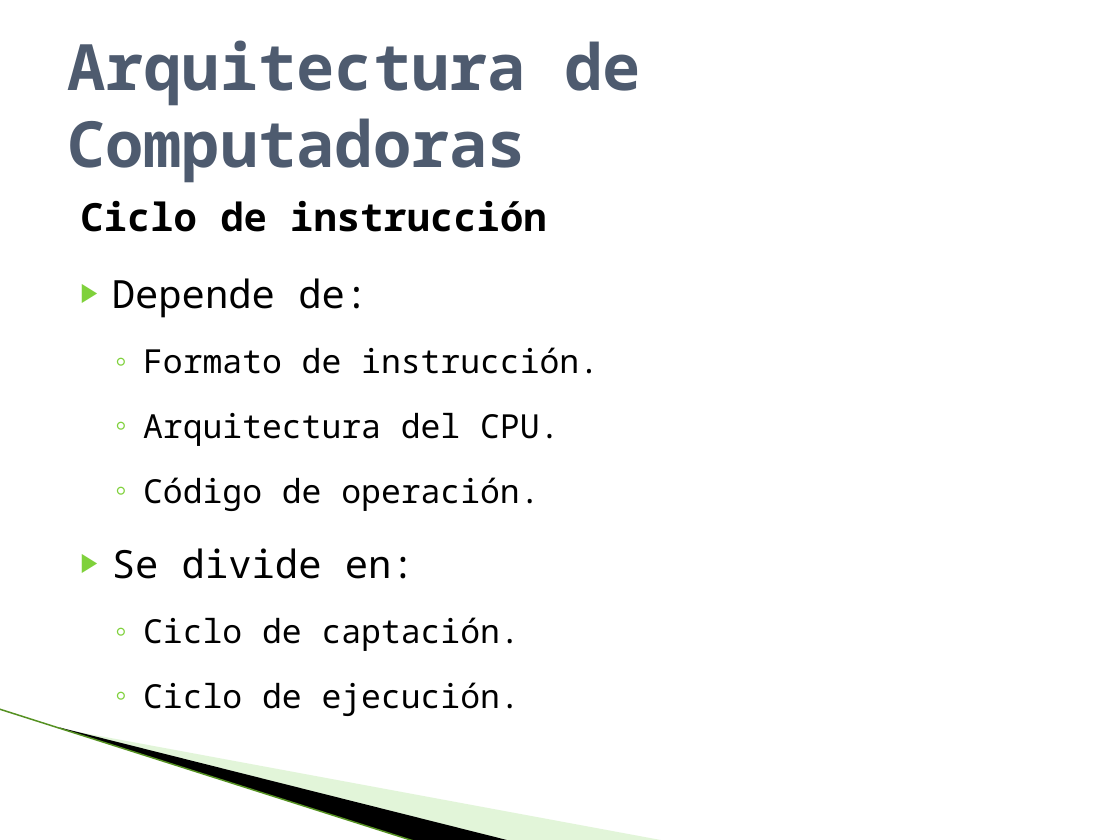
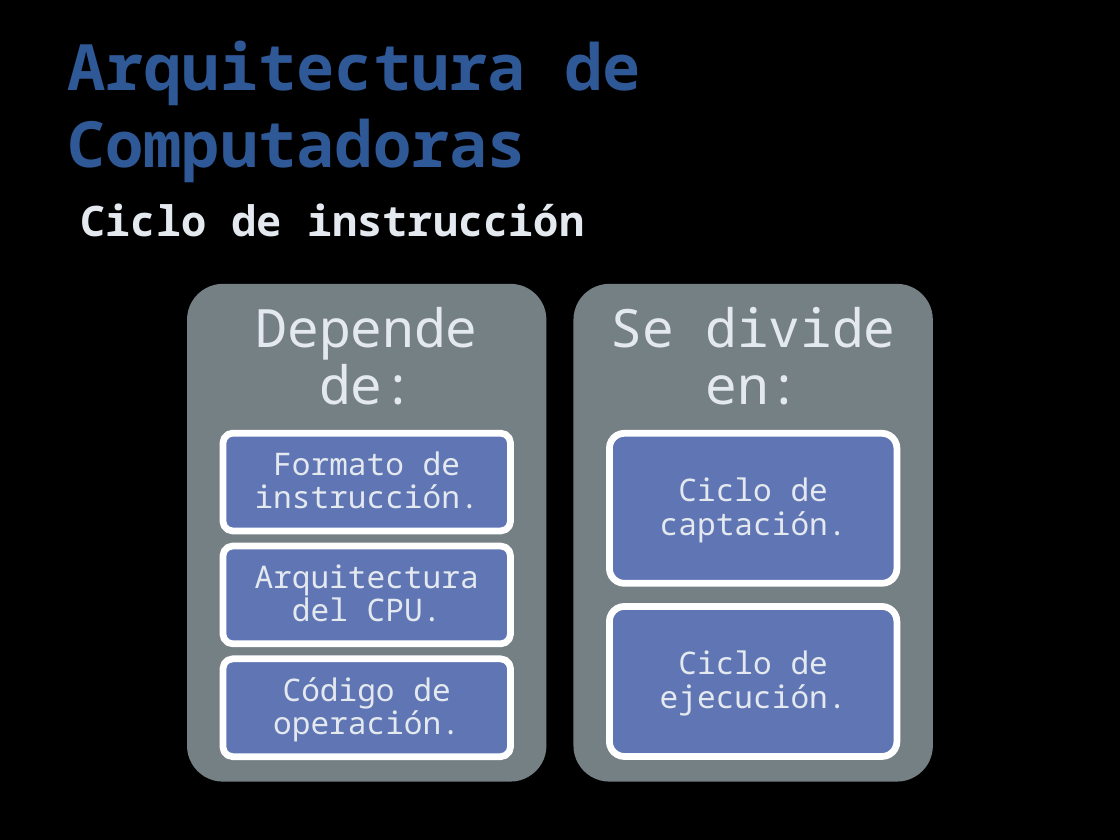
Before and after one commit to paoloadrian/DocumentacionCIHI, a slide deck: slide 17 of defensa publica.pptx (slide 21 before the commit). Drawn at 1120x840 pixels with LibreOffice and Linux fonts; fonts in the diff are those of the drawing; background and template pictures are left out. Boxes give left, top, right and bottom in pixels: in the first picture for what was removed or moved away, otherwise in the second. Text is boxed around its words. In the diff, an @@ line names an element or a change of style, - is before the commit and + after.

```diff
--- a/defensa publica.pptx
+++ b/defensa publica.pptx
@@ background #FFFFFF to #000000 @@
@@ title "Arquitectura de Computadoras" at [67, 40, 641, 183]: text colour #4E5B6F to #2F5897 @@
@@ text "Ciclo de instrucción" at [80, 203, 584, 237]: size 25 to 27 pt, text colour #000000 to #E4E9EF @@
@@ text at [112, 278, 599, 716]: paragraphs removed @@
-▶ Depende de:
-  ◦ Formato de instrucción.
-  ◦ Arquitectura del CPU.
-  ◦ Código de operación.
-▶ Se divide en:
-  ◦ Ciclo de captación.
-  ◦ Ciclo de ejecución.
@@ rounded rectangle added at [187, 283, 547, 781], fill #758085 @@
@@ rounded rectangle added at [573, 283, 933, 781], fill #758085 @@
@@ text added at [256, 307, 478, 405], 34 pt, text #E4E9EF @@
+Depende de:
@@ text added at [611, 307, 896, 405], 34 pt, text #E4E9EF @@
+Se divide en:
@@ rounded rectangle added at [223, 433, 511, 531], fill #6076B4, outline #FFFFFF 4.33 pt @@
@@ rounded rectangle added at [609, 433, 897, 584], fill #6076B4, outline #FFFFFF 4.33 pt @@
@@ text added at [255, 451, 479, 508], 20 pt, text #E4E9EF @@
+Formato de instrucción.
@@ text added at [660, 477, 847, 543], 20 pt, text #E4E9EF @@
+Ciclo de captación.
@@ rounded rectangle added at [223, 547, 511, 644], fill #6076B4, outline #FFFFFF 4.33 pt @@
@@ text added at [255, 564, 479, 621], 20 pt, text #E4E9EF @@
+Arquitectura del CPU.
@@ rounded rectangle added at [609, 607, 897, 757], fill #6076B4, outline #FFFFFF 4.33 pt @@
@@ rounded rectangle added at [223, 659, 511, 756], fill #6076B4, outline #FFFFFF 4.33 pt @@
@@ text added at [660, 650, 847, 716], 20 pt, text #E4E9EF @@
+Ciclo de ejecución.
@@ text added at [273, 677, 460, 742], 20 pt, text #E4E9EF @@
+Código de operación.
@@ line removed from (0, 709) to (416, 840) @@
@@ freeform shape removed at [59, 727, 512, 840] @@
@@ freeform shape removed at [62, 728, 666, 840] @@
```
Also in this commit, not shown: 27 other slides changed, 19 slides added, 20 slides removed.
